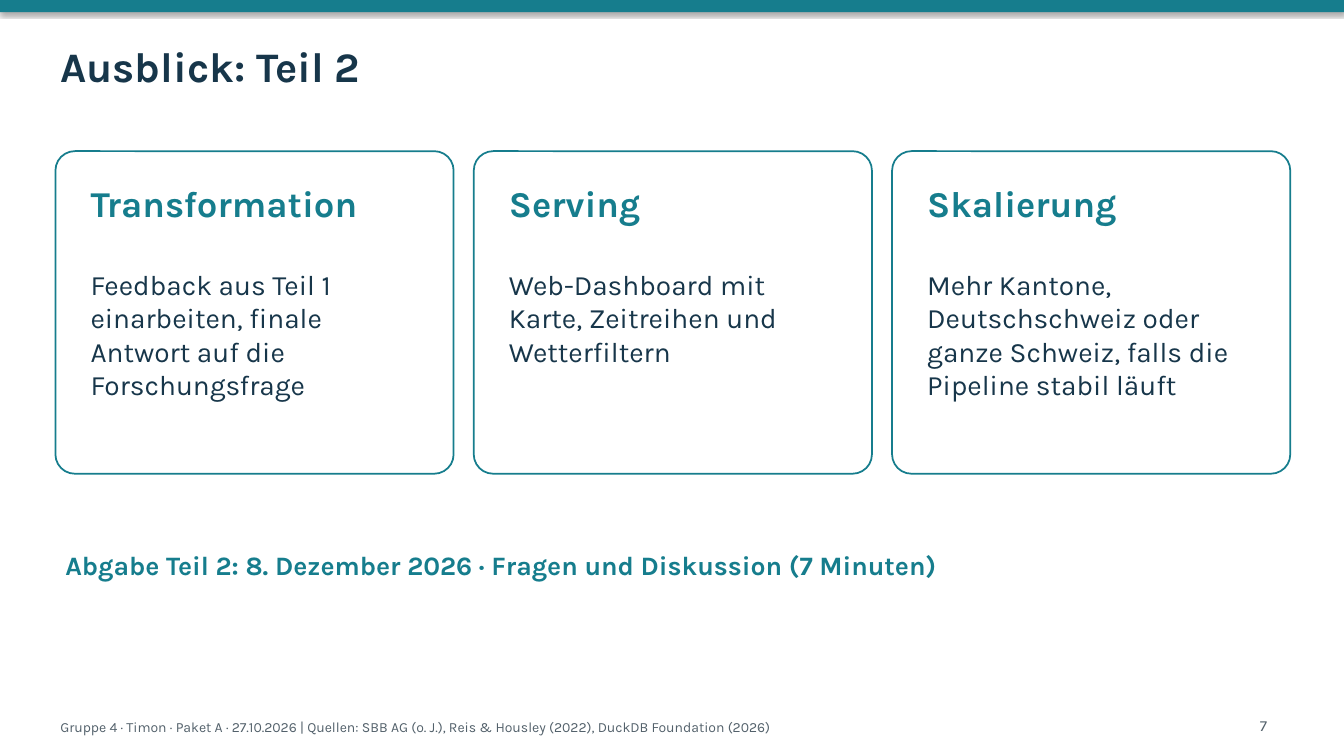
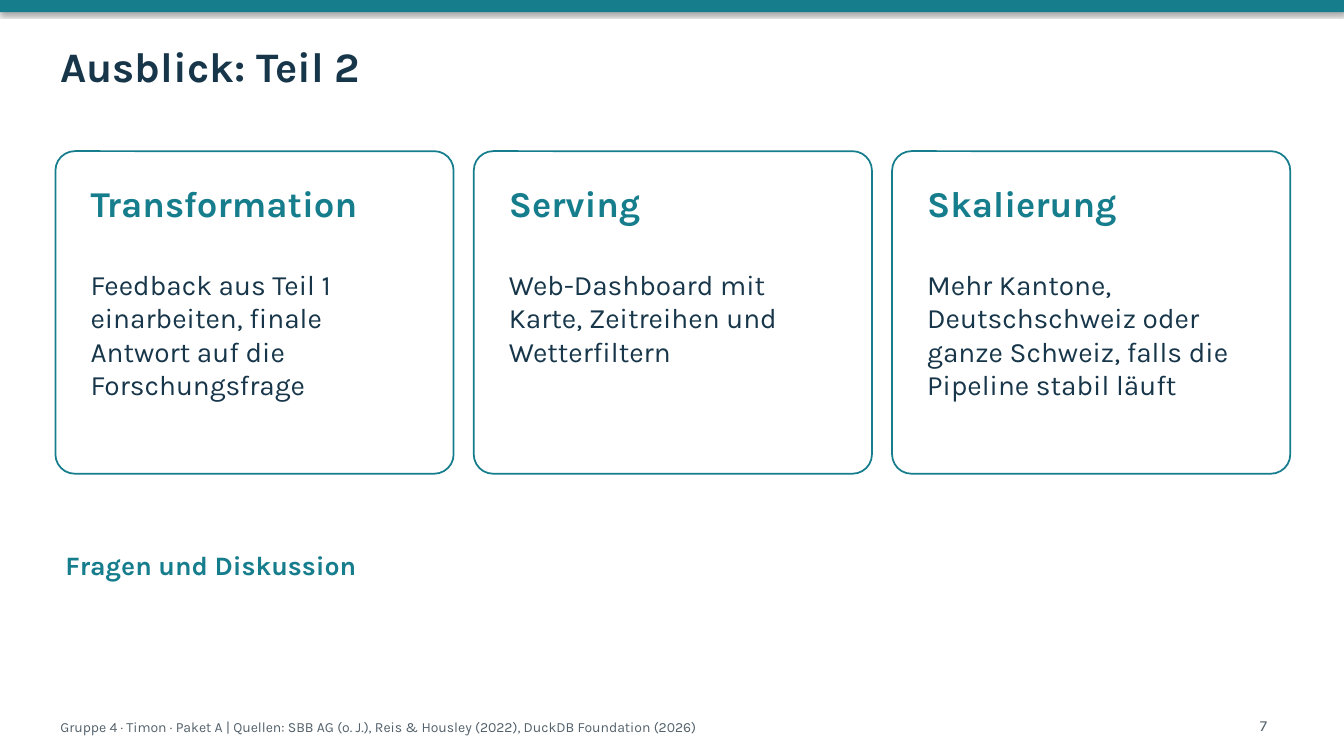
Before and after one commit to zeitmann/oev-wetter, a slide deck: slide 7 of docs/präsentation/folien_paket_a.pptx. Drawn at 1344x756 pixels with LibreOffice and Linux fonts; fonts in the diff are those of the drawing. Boxes give left, top, right and bottom in pixels: in the first picture for what was removed or moved away, otherwise in the second. Text is boxed around its words. In the diff, an @@ line names an element or a change of style, - is before the commit and + after.

```diff
--- a/docs/präsentation/folien_paket_a.pptx
+++ b/docs/präsentation/folien_paket_a.pptx
@@ text at [65,556,357,582]: text changed @@
-Abgabe Teil 2: 8. Dezember 2026 · Fragen und Diskussion (7 Minuten)
+Fragen und Diskussion
@@ text at [60,722,696,736]: text changed @@
-Gruppe 4 · Timon · Paket A · 27.10.2026 | Quellen: SBB AG (o. J.), Reis & Housley (2022), DuckDB Foundation (2026)
+Gruppe 4 · Timon · Paket A | Quellen: SBB AG (o. J.), Reis & Housley (2022), DuckDB Foundation (2026)
```
Also in this commit, not shown: 7 other slides changed, 15 other files.
